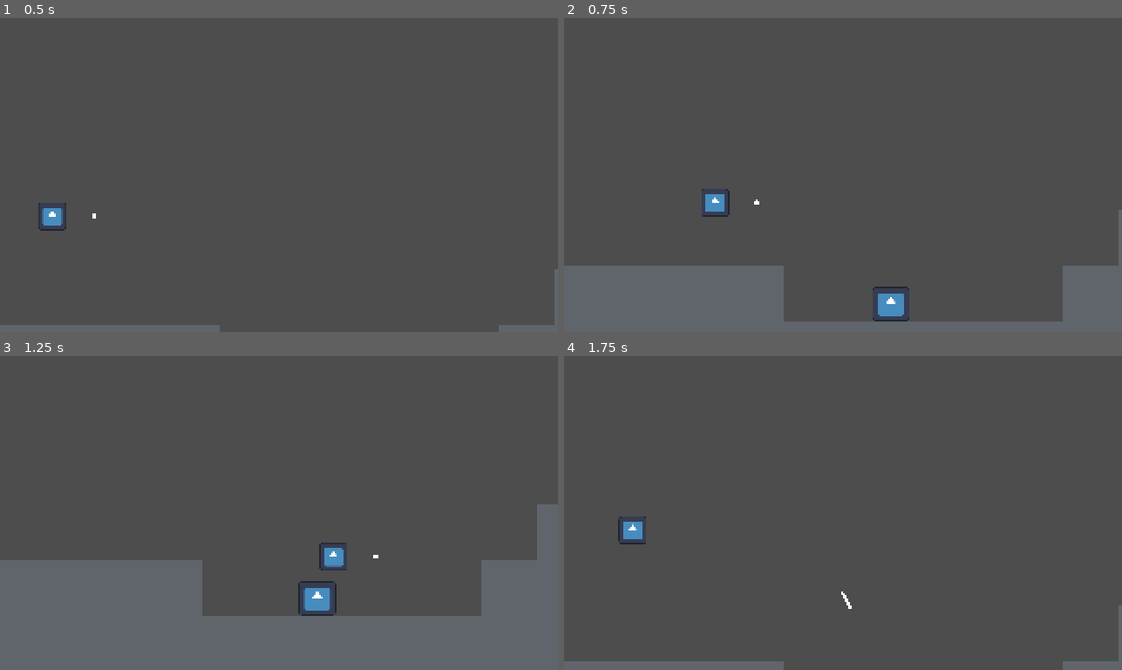
Above: before the commit, frames 1-4 (two rows, left to right).
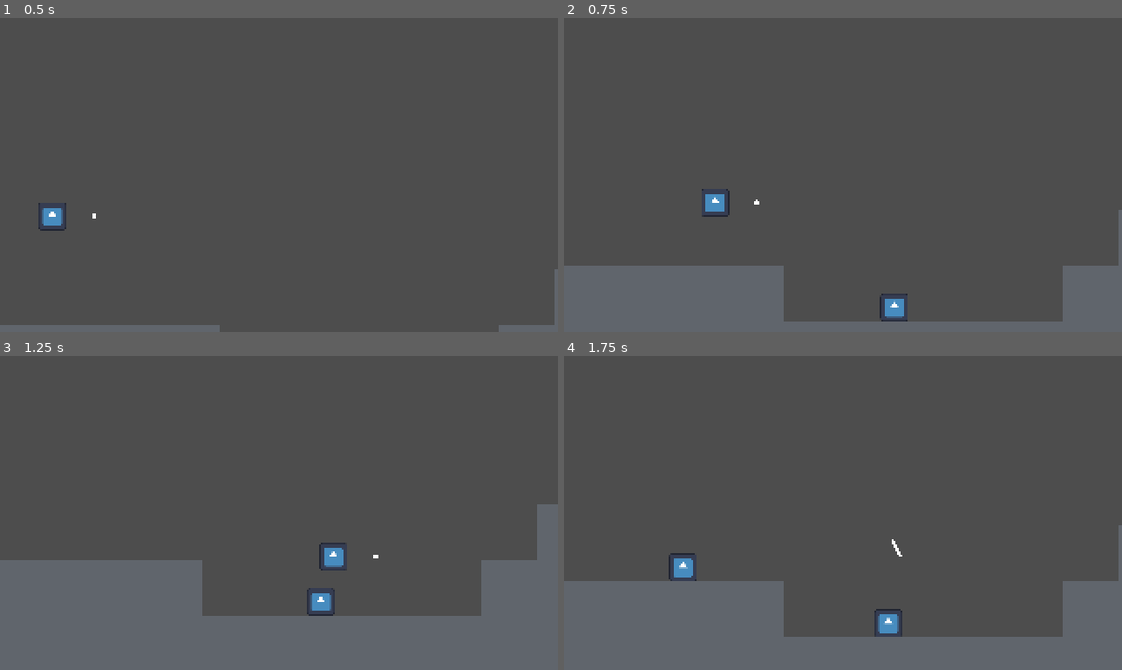
Above: after the commit, the same moments.

Repository: Borrow-Game/game-godot
Game: Godot game, scene res://Scenes/physics_sample_scene.tscn
Two runs of this game, one before a commit and one after it. Both use one fixed random seed, a clock stepped at 60 frames per second and the inputs below. The engine's default icon, where the game draws it, is replaced by a stand-in: a white triangle on a blue panel in a dark square.
Inputs:
- Up to frame 1 (0.5 s): no input
- Up to frame 2 (0.75 s): tap Enter (ui_accept) at 0.5 s; hold Right (right) from 0.53 s (still down); tap X (dash) at 0.6 s
- Up to frame 3 (1.25 s): keep holding Right (right); tap Enter (ui_accept) at 0.77 s
- Up to frame 4 (1.75 s): keep holding Right (right); tap Shift (shoot bow) at 1.35 s; tap Enter (ui_accept) at 1.52 s

Frame 1 is identical in both runs. In frame 2, 0.2% of the frame differs, in the area x 55-62%, y 85-97%; in frame 3, 0.3%; in frame 4, 19%, in the area x 0-100%, y 51-100%.

Commit message:
fix: more enemy fixs

Diff:
--- a/Scenes/enemy2d.tscn
+++ b/Scenes/enemy2d.tscn
@@ -4,12 +4,15 @@
 [ext_resource type="Script" path="res://Scripts/enemy_2d.gd" id="1_k1yl2"]
 
 [sub_resource type="RectangleShape2D" id="RectangleShape2D_n288p"]
-size = Vector2(18.1107, 18)
+size = Vector2(9.35672, 11.3658)
 
 [sub_resource type="RectangleShape2D" id="RectangleShape2D_siay1"]
+size = Vector2(16, 16)
 
 [node name="CharacterBody2D" type="CharacterBody2D"]
 position = Vector2(104, 80)
+collision_layer = 4
+collision_mask = 4
 script = ExtResource("1_k1yl2")
 goal_position = Vector2(200, 0)
 
@@ -19,12 +22,12 @@
 collision_mask = 3
 
 [node name="CollisionShape2D" type="CollisionShape2D" parent="Area2D"]
-position = Vector2(0.931763, 1)
-scale = Vector2(0.986353, 1)
+scale = Vector2(1.05, 1.05)
 shape = SubResource("RectangleShape2D_n288p")
 
 [node name="Sprite2D" type="Sprite2D" parent="."]
-scale = Vector2(0.169836, 0.153265)
+position = Vector2(1.43051e-06, -1.19209e-07)
+scale = Vector2(0.125, 0.125)
 texture = ExtResource("1_6y2cx")
 
 [node name="CollisionShape2D" type="CollisionShape2D" parent="."]
--- a/Scenes/moving_block.tscn
+++ b/Scenes/moving_block.tscn
@@ -8,6 +8,8 @@
 [sub_resource type="QuadMesh" id="QuadMesh_lte0d"]
 
 [node name="moving_block" type="StaticBody2D" groups=["wall"]]
+light_mask = 7
+visibility_layer = 7
 script = ExtResource("1_2ou52")
 aim_position = Vector2(64, 64)
 move_time = 0.25
--- a/Scenes/physics_sample_block.tscn
+++ b/Scenes/physics_sample_block.tscn
@@ -6,8 +6,8 @@
 [sub_resource type="QuadMesh" id="QuadMesh_xjw7s"]
 
 [node name="sample_block" type="StaticBody2D" groups=["wall"]]
-collision_layer = 3
-collision_mask = 3
+collision_layer = 7
+collision_mask = 7
 
 [node name="sample_block_hitbox" type="CollisionShape2D" parent="."]
 shape = SubResource("RectangleShape2D_mowld")
--- a/Scenes/target_block.tscn
+++ b/Scenes/target_block.tscn
@@ -8,8 +8,8 @@
 [sub_resource type="QuadMesh" id="QuadMesh_w5vyp"]
 
 [node name="target_block" type="StaticBody2D" groups=["wall"]]
-collision_layer = 3
-collision_mask = 3
+collision_layer = 7
+collision_mask = 7
 script = ExtResource("1_po2qh")
 
 [node name="target_block_hitbox" type="CollisionShape2D" parent="."]
--- a/Scripts/arrow.gd
+++ b/Scripts/arrow.gd
@@ -2,7 +2,7 @@
 
 @export var angle = 1
 
-var active = true
+@export var active = true
 var speed = 1
 # Called when the node enters the scene tree for the first time.
 func _ready() -> void:
--- a/Scripts/enemy_2d.gd
+++ b/Scripts/enemy_2d.gd
@@ -5,9 +5,10 @@
 
 func _on_area_2d_body_entered(body: Node2D) -> void:
 	if body.is_in_group("arrow"):
-		body.queue_free()
-		Input.start_joy_vibration(0, 0.1, 0.1, 0.2)
-		queue_free()
+		if body.active:
+			body.queue_free()
+			Input.start_joy_vibration(0, 0.1, 0.1, 0.2)
+			queue_free()
 	if body.is_in_group("player"):
 		RespawnHandler.respawn()
 
